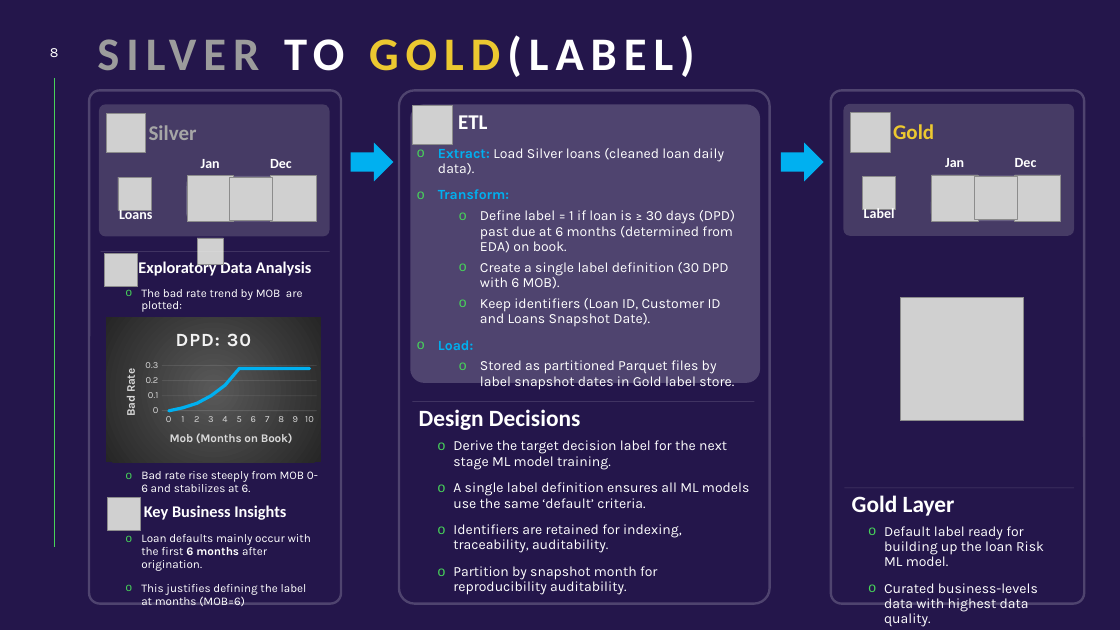
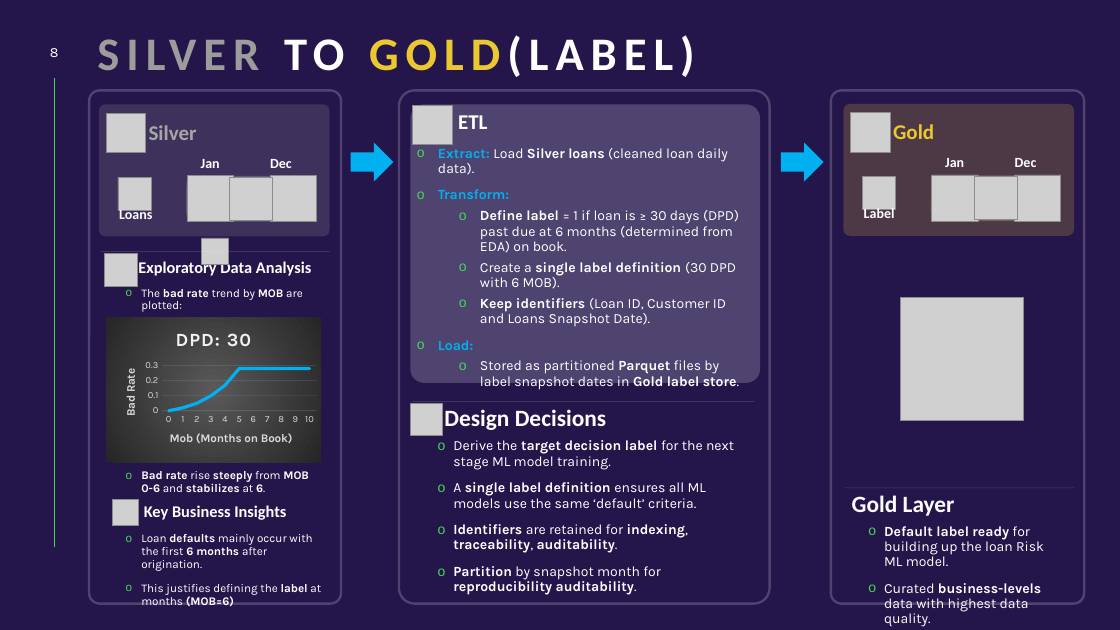
Before and after one commit to pakkei1212/MLE, a slide deck: slide 8 of a1/Slideument_FInal.pptx. Drawn at 1120x630 pixels with LibreOffice and Linux fonts; fonts in the diff are those of the drawing; grey boxes stand for pictures. Boxes give left, top, right and bottom in pixels: in the first picture for what was removed or moved away, otherwise in the second. Text is boxed around its words. In the diff, an @@ line names an element or a change of style, - is before the commit and + after.

```diff
--- a/a1/Slideument_FInal.pptx
+++ b/a1/Slideument_FInal.pptx
@@ rounded rectangle at (x1=99, y1=104, x2=330, y2=236): fill #D0D0D0 at 20% opacity to #A6A6A6 at 20% opacity @@
@@ rounded rectangle at (x1=844, y1=104, x2=1075, y2=236): fill #D0D0D0 at 20% opacity to #ECC830 at 20% opacity @@
@@ text at (x1=438, y1=148, x2=739, y2=390): bold on in "Silver loans", "Define label", "single label definition", "Keep identifiers" and 1 more places @@
@@ picture moved from (x1=197, y1=238, x2=223, y2=264) to (x1=202, y1=238, x2=228, y2=264) @@
@@ text "The bad rate trend by ..." at (x1=141, y1=289, x2=309, y2=492): bold on in "bad rate MOB", "Bad rate steeply MOB 0-6 stabilizes 6." @@
@@ picture added at (x1=411, y1=403, x2=443, y2=435) @@
@@ text "Design Decisions" moved from (x1=419, y1=409, x2=580, y2=430) to (x1=444, y1=409, x2=606, y2=430) @@
@@ text "Derive the target decision label ..." at (x1=453, y1=440, x2=734, y2=595): bold on in "target decision label", "single label definition", "Identifiers indexing, traceability, auditability.", "Partition reproducibility auditability." @@
@@ picture resized from (x1=108, y1=497, x2=140, y2=530) to (x1=112, y1=500, x2=138, y2=526) @@
@@ text "Loan defaults mainly occur with ..." at (x1=141, y1=534, x2=321, y2=606): bold on in "defaults", "label (MOB=6)" @@
@@ text "Default label ready for building ..." at (x1=884, y1=526, x2=1044, y2=612): bold on in "Default label ready", "business-levels" @@
```
Also in this commit, not shown: 9 other slides changed, 1 slide added, 6 other files.
